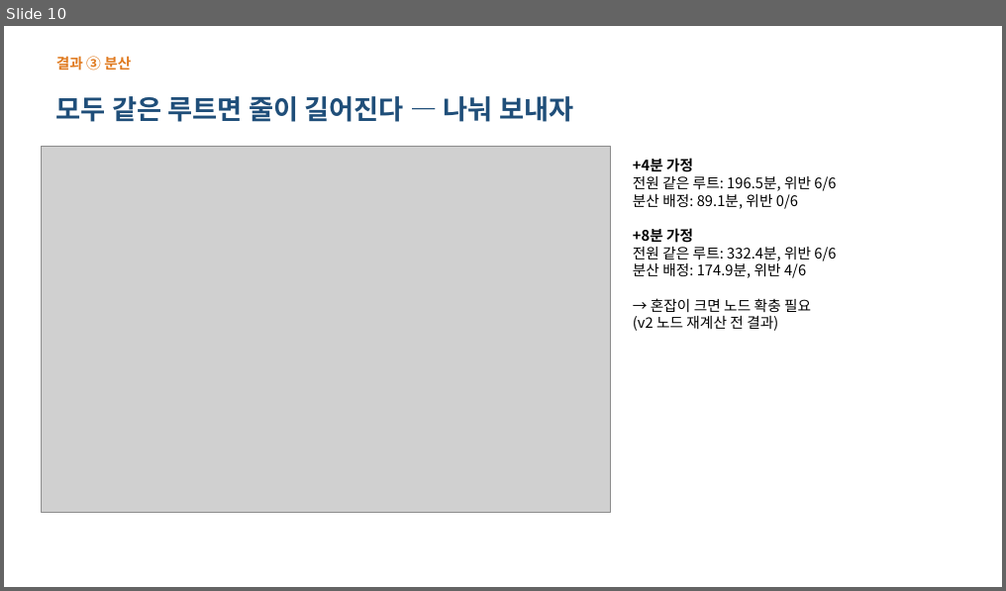
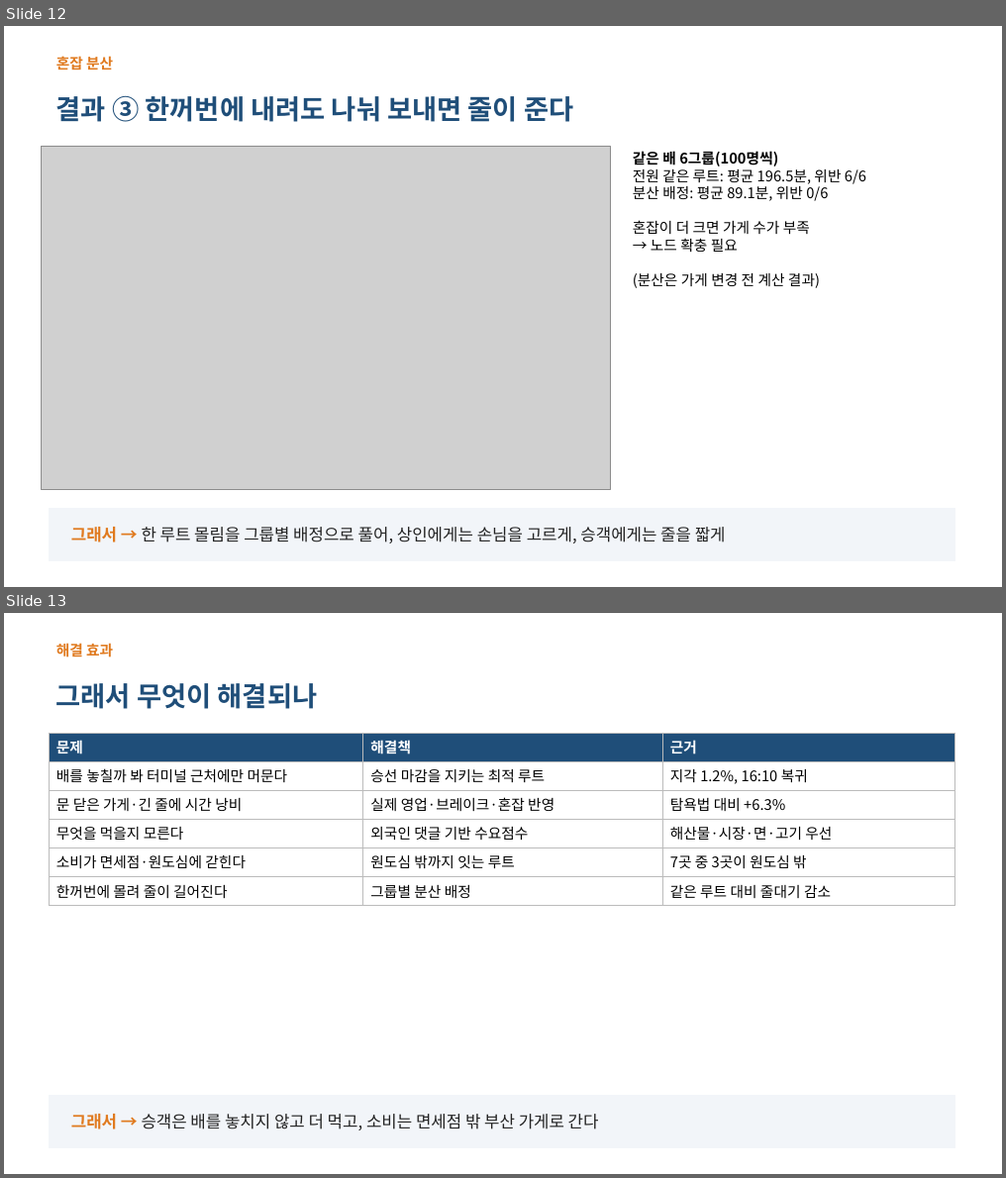
Before and after one commit to ddayoung03/busan-cruise-unpassing, a slide deck: 05_문서/3주차_발표자료.pptx. Shown one above the other, each under a label of ours: slide 10 before the commit, slides 12 and 13 after it. The pictures are 1006x591 and 1006x1178 pixels, drawn with LibreOffice and Linux fonts; fonts in the diff are those of the drawing; grey boxes stand for pictures. Boxes give left, top, right and bottom in pixels: in the first picture for what was removed or moved away, otherwise in the second. Text is boxed around its words. In the diff, an @@ line names an element or a change of style, - is before the commit and + after.

```diff
--- a/05_문서/3주차_발표자료.pptx
+++ b/05_문서/3주차_발표자료.pptx
@@ slide 13 added at (x1=4, y1=613, x2=1002, y2=1174), background #FFFFFF @@
@@ text added at (x1=56, y1=643, x2=113, y2=658), 14 pt, text #E07A1F, bold @@
+해결 효과
@@ text added at (x1=56, y1=683, x2=317, y2=709), 26 pt, text #1F4E79, bold @@
+그래서 무엇이 해결되나
@@ table added at (x1=49, y1=733, x2=954, y2=902), 6 rows, 3 columns @@
+문제 | 해결책 | 근거
+배를 놓칠까 봐 터미널 근처에만 머문다 | 승선 마감을 지키는 최적 루트 | 지각 1.2%, 16:10 복귀
+문 닫은 가게·긴 줄에 시간 낭비 | 실제 영업·브레이크·혼잡 반영 | 탐욕법 대비 +6.3%
+무엇을 먹을지 모른다 | 외국인 댓글 기반 수요점수 | 해산물·시장·면·고기 우선
+소비가 면세점·원도심에 갇힌다 | 원도심 밖까지 잇는 루트 | 7곳 중 3곳이 원도심 밖
+한꺼번에 몰려 줄이 길어진다 | 그룹별 분산 배정 | 같은 루트 대비 줄대기 감소
@@ rectangle added at (x1=49, y1=1096, x2=954, y2=1149), fill #F2F5F9, outline #F2F5F9 1 pt @@
@@ text added at (x1=71, y1=1114, x2=599, y2=1131), 16 pt, text #222222 @@
+그래서 → 승객은 배를 놓치지 않고 더 먹고, 소비는 면세점 밖 부산 가게로 간다
@@ what was slide 10 is now slide 12 @@
@@ slide 12 changed as well @@
@@ text at (x1=56, y1=56, x2=113, y2=70): text changed @@
-결과 ③ 분산
+혼잡 분산
@@ text at (x1=56, y1=95, x2=573, y2=122): text changed @@
-모두 같은 루트면 줄이 길어진다 — 나눠 보내자
+결과 ③ 한꺼번에 내려도 나눠 보내면 줄이 준다
@@ picture resized from (x1=42, y1=146, x2=611, y2=513) to (x1=42, y1=146, x2=611, y2=490) @@
@@ text at (x1=633, y1=151, x2=866, y2=288): text changed @@
-+4분 가정
-전원 같은 루트: 196.5분, 위반 6/6
-분산 배정: 89.1분, 위반 0/6
-+8분 가정
-전원 같은 루트: 332.4분, 위반 6/6
-분산 배정: 174.9분, 위반 4/6
-→ 혼잡이 크면 노드 확충 필요
-(v2 노드 재계산 전 결과)
+같은 배 6그룹(100명씩)
+전원 같은 루트: 평균 196.5분, 위반 6/6
+분산 배정: 평균 89.1분, 위반 0/6
+혼잡이 더 크면 가게 수가 부족
+→ 노드 확충 필요
+(분산은 가게 변경 전 계산 결과)
@@ rectangle added at (x1=49, y1=509, x2=954, y2=562), fill #F2F5F9, outline #F2F5F9 1 pt @@
@@ text added at (x1=71, y1=527, x2=726, y2=544), 16 pt, text #222222 @@
+그래서 → 한 루트 몰림을 그룹별 배정으로 풀어, 상인에게는 손님을 고르게, 승객에게는 줄을 짧게
```
Also in this commit, not shown: 8 other slides changed, 4 other slides added, 2 slides removed, 1 other file.
